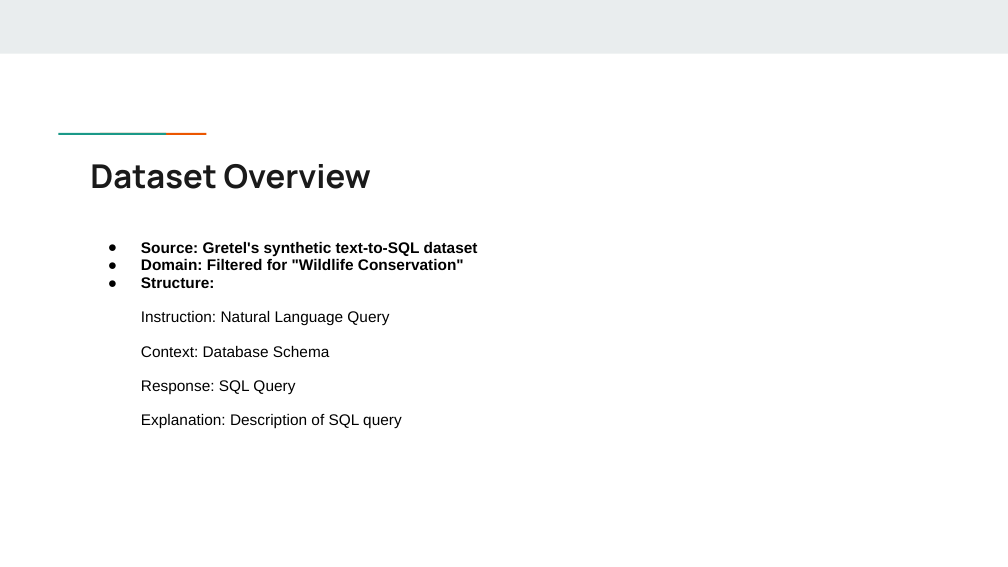
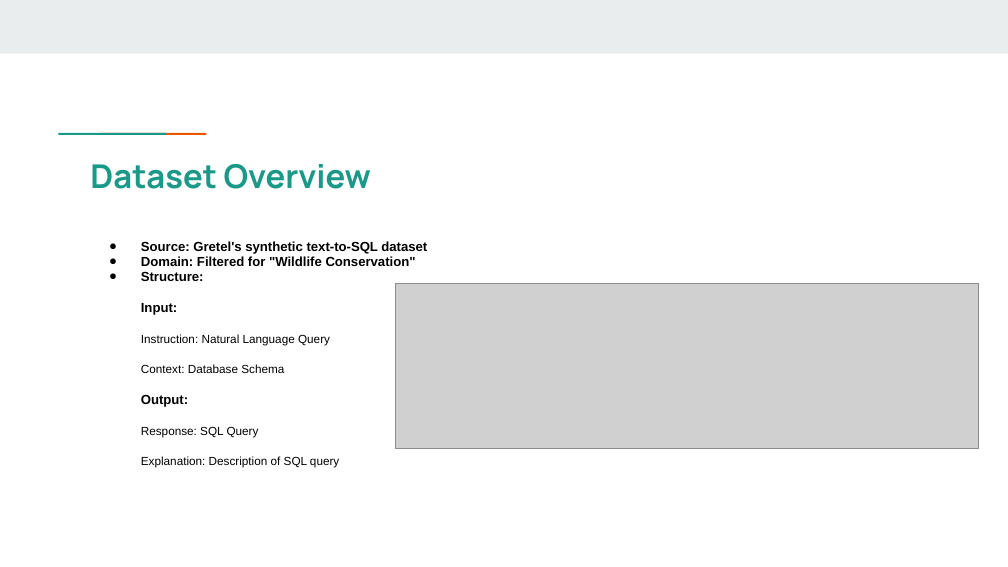
Before and after one commit to noelregis718/PrompttoSql, a slide deck: slide 2 of Mid-term Project.pptx. Drawn at 1008x567 pixels with LibreOffice and Linux fonts; fonts in the diff are those of the drawing; grey boxes stand for pictures. Boxes give left, top, right and bottom in pixels: in the first picture for what was removed or moved away, otherwise in the second. Text is boxed around its words. In the diff, an @@ line names an element or a change of style, - is before the commit and + after.

```diff
--- a/Mid-term Project.pptx
+++ b/Mid-term Project.pptx
@@ title "Dataset Overview" at bbox=[90, 164, 371, 189]: text colour #1A1A1A to #1A9988 @@
@@ text at bbox=[141, 241, 427, 468]: size 11 to 9.3 pt in "Source: Gretel's synthetic text-to-SQL dataset", "Domain: Filtered for "Wildlife Conservation"", "Structure:"; size 11 to 8.3 pt in "Instruction: Natural Language Query", "Context: Database Schema", "Response: SQL Query", "Explanation: Description of SQL query"; indent changed @@
@@ picture added at bbox=[395, 283, 978, 449] @@
@@ text at bbox=[141, 303, 177, 315]: paragraph added @@
+Input:
@@ text at bbox=[141, 394, 188, 407]: paragraph added @@
+Output:
```
Also in this commit, not shown: 9 other slides changed, 3 slides added, 1 slide removed, 3 other files.
